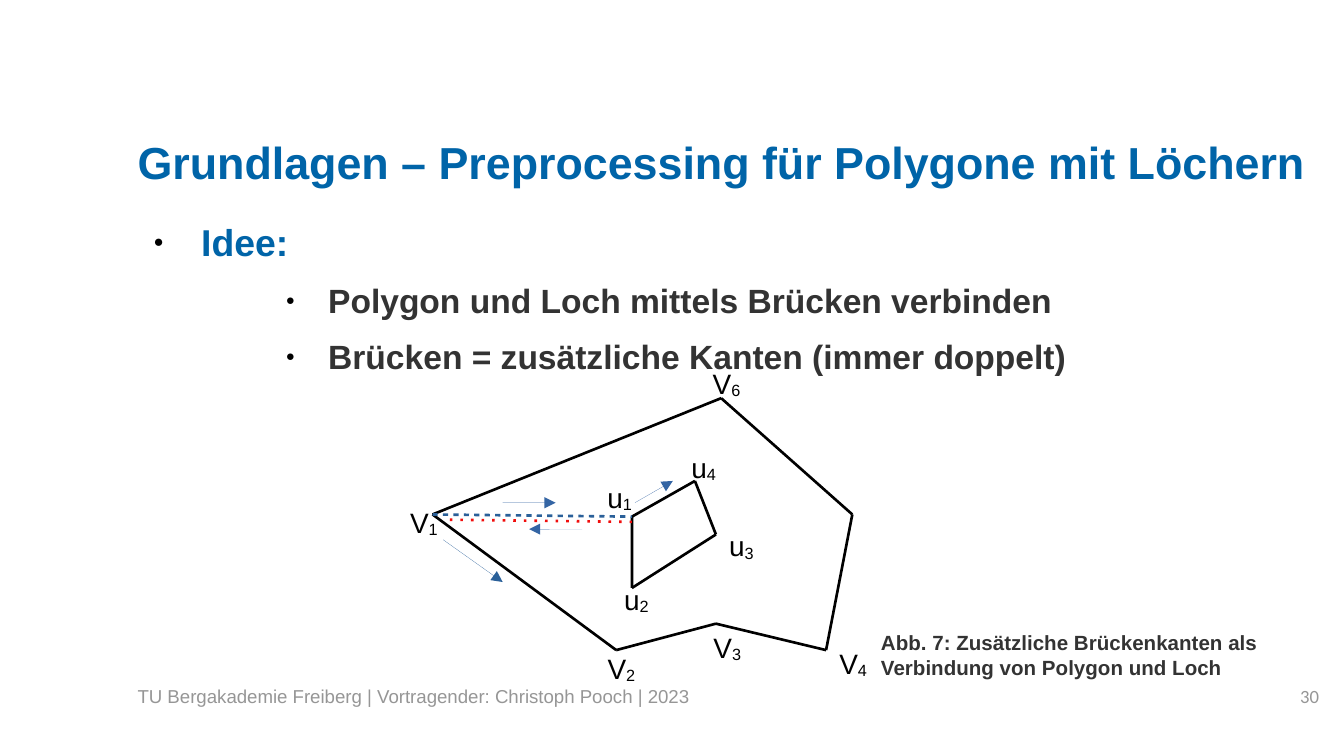
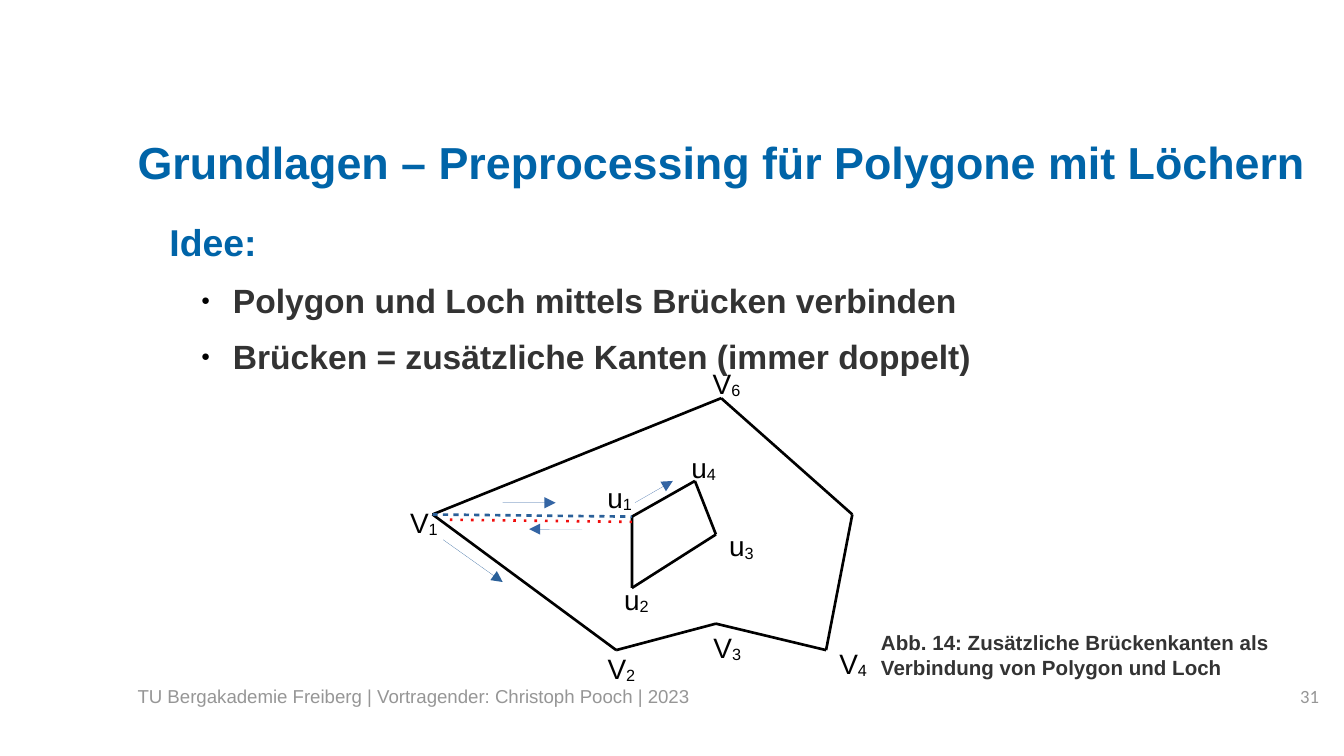
Before and after one commit to LordofUndeads/Bachelorarbeit, a slide deck: slide 31 of Verteidigung/BA_Verteidigung.odp (slide 30 before the commit). Drawn at 1344x756 pixels with LibreOffice and Linux fonts; fonts in the diff are those of the drawing; background and template pictures are left out. Boxes give left, top, right and bottom in pixels: in the first picture for what was removed or moved away, otherwise in the second. Text is boxed around its words. In the diff, an @@ line names an element or a change of style, - is before the commit and + after.

```diff
--- a/Verteidigung/BA_Verteidigung.odp
+++ b/Verteidigung/BA_Verteidigung.odp
@@ text "Idee:" at [169, 229, 970, 375]: bullet ● to none; indent changed @@
@@ text at [881, 635, 1269, 680]: text changed @@
-Abb. 7: Zusätzliche Brückenkanten als Verbindung von Polygon und Loch
+Abb. 14: Zusätzliche Brückenkanten als Verbindung von Polygon und Loch
@@ page number at [1300, 691, 1319, 703]: text changed @@
-30
+31
```
Also in this commit, not shown: 30 other slides changed, 22 slides added, 3 other files.
